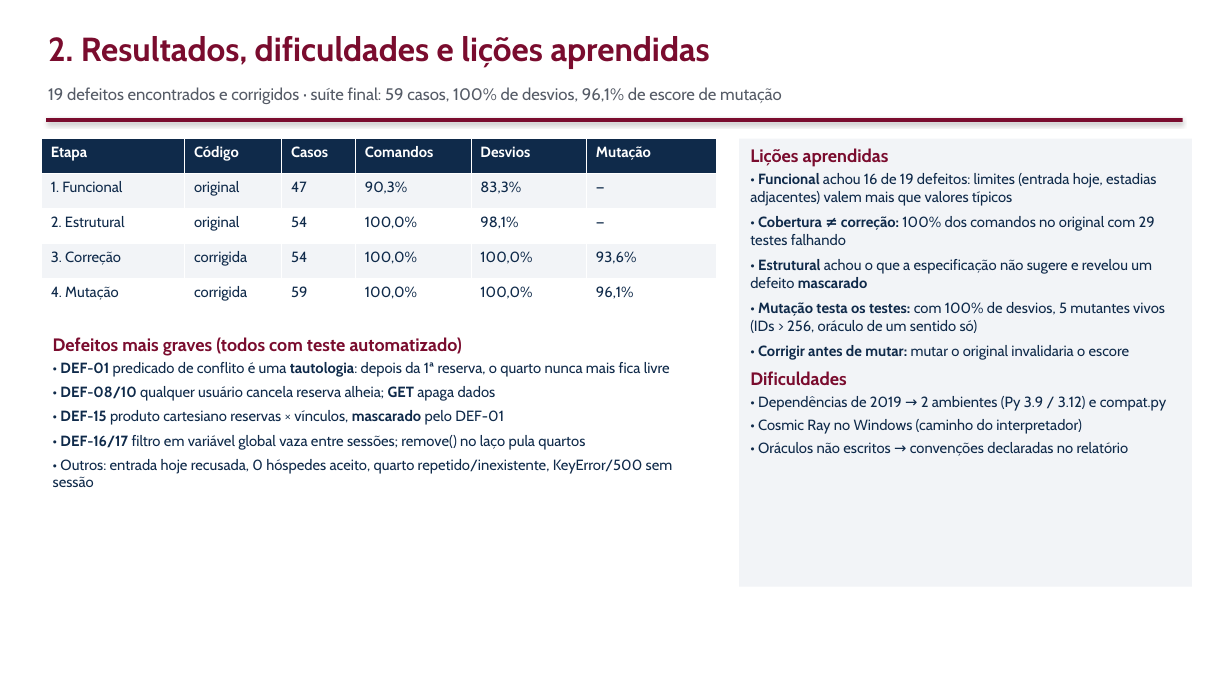
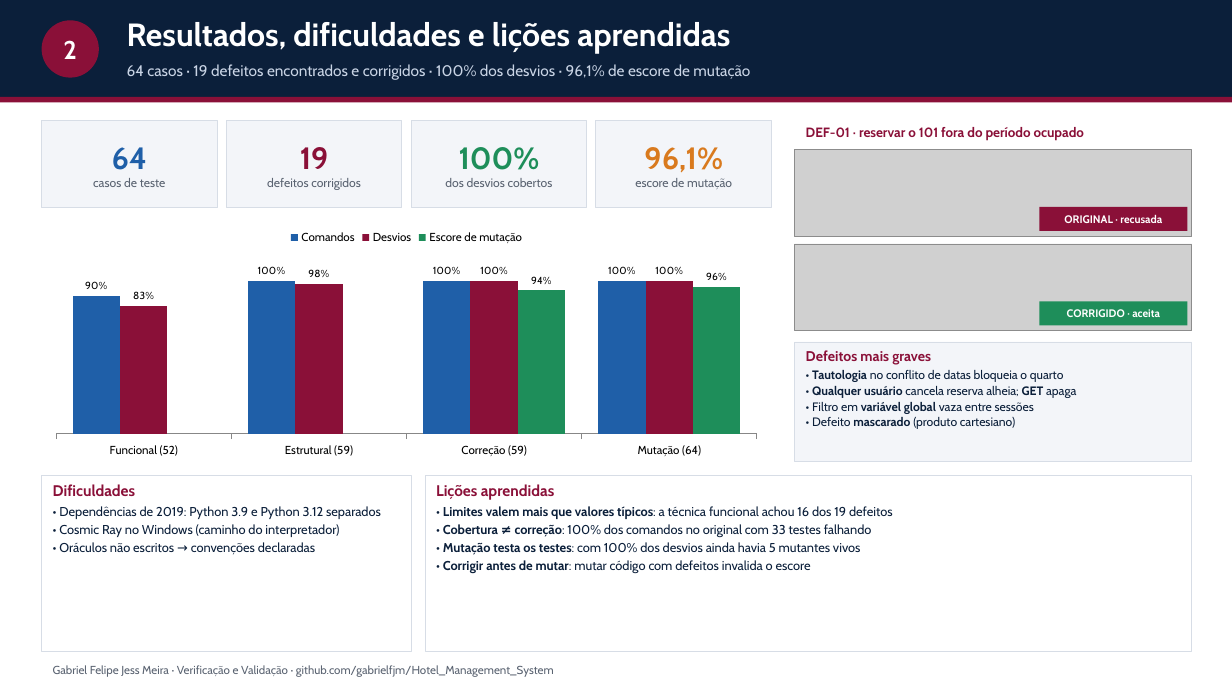
Before and after one commit to gabrielfjm/Hotel_Management_System, a slide deck: slide 2 of docs/apresentacao-2-slides.pptx. Drawn at 1232x693 pixels with LibreOffice and Linux fonts; fonts in the diff are those of the drawing; grey boxes stand for pictures. Boxes give left, top, right and bottom in pixels: in the first picture for what was removed or moved away, otherwise in the second. Text is boxed around its words. In the diff, an @@ line names an element or a change of style, - is before the commit and + after.

Commit message:
Atualiza relatório, apresentação e READMEs
- Relatório: identificação do aluno e da disciplina, tabela de valor limite
  completa, casos CT-060 a CT-064, seção sobre o V&V TestLab, sumário gerado
  das evidências.
- Apresentação de 2 slides com capturas do sistema e do V&V TestLab, gráfico
  de evolução e notas do apresentador; slides de apoio à demonstração.
- README_TESTES.md e evidencias/README.md com os números atuais.

```diff
--- a/docs/apresentacao-2-slides.pptx
+++ b/docs/apresentacao-2-slides.pptx
@@ rectangle added at <box>0,0,1232,97</box>, fill #0B1F3A @@
@@ ellipse added at <box>42,20,99,78</box>, fill #8A1038, 20 pt, text #FFFFFF, bold @@
+2
@@ text at <box>127,22,730,54</box>: text changed; size 26 to 25 pt; text colour #7A0C2E to #FFFFFF @@
-2. Resultados, dificuldades e lições aprendidas
+Resultados, dificuldades e lições aprendidas
@@ text at <box>127,64,750,80</box>: text changed; size 13 to 12 pt; text colour #555B66 to #C9D4E5 @@
-19 defeitos encontrados e corrigidos · suíte final: 59 casos, 100% de desvios, 96,1% de escore de mutação
+64 casos · 19 defeitos encontrados e corrigidos · 100% dos desvios · 96,1% de escore de mutação
@@ rectangle: place and size @@
-rectangle at <box>46,118,1183,122</box>
+rectangle at <box>0,97,1232,103</box>
@@ rectangle at <box>0,97,1232,103</box>: fill #7A0C2E to #8A1038; shadow off @@
@@ table removed at <box>42,139,716,314</box>, 5 rows, 6 columns @@
-Etapa | Código | Casos | Comandos | Desvios | Mutação
-1. Funcional | original | 47 | 90,3% | 83,3% | —
-2. Estrutural | original | 54 | 100,0% | 98,1% | —
-3. Correção | corrigida | 54 | 100,0% | 100,0% | 93,6%
-4. Mutação | corrigida | 59 | 100,0% | 100,0% | 96,1%
@@ rectangle added at <box>42,120,217,208</box>, fill #F3F5F9, outline #D7DDE6 0.75 pt, 9.5 pt, text #5B6472 @@
+64
+casos de teste
@@ rectangle added at <box>226,120,402,208</box>, fill #F3F5F9, outline #D7DDE6 0.75 pt, 9.5 pt, text #5B6472 @@
+19
+defeitos corrigidos
@@ rectangle added at <box>411,120,587,208</box>, fill #F3F5F9, outline #D7DDE6 0.75 pt, 9.5 pt, text #5B6472 @@
+100%
+dos desvios cobertos
@@ rectangle added at <box>596,120,772,208</box>, fill #F3F5F9, outline #D7DDE6 0.75 pt, 9.5 pt, text #5B6472 @@
+96,1%
+escore de mutação
@@ rectangle removed at <box>739,139,1192,587</box> @@
-Lições aprendidas
-• Funcional achou 16 de 19 defeitos: limites (entrada hoje, estadias adjacentes) valem mais que valores típicos
-• Cobertura ≠ correção: 100% dos comandos no original com 29 testes falhando
-• Estrutural achou o que a especificação não sugere e revelou um defeito mascarado
-• Mutação testa os testes: com 100% de desvios, 5 mutantes vivos (IDs > 256, oráculo de um sentido só)
-• Corrigir antes de mutar: mutar o original invalidaria o escore
-Dificuldades
-• Dependências de 2019 → 2 ambientes (Py 3.9 / 3.12) e compat.py
-• Cosmic Ray no Windows (caminho do interpretador)
-• Oráculos não escritos → convenções declaradas no relatório
@@ text added at <box>806,127,1084,140</box>, 10.5 pt, text #8A1038, bold @@
+DEF-01 · reservar o 101 fora do período ocupado
@@ picture added at <box>795,150,1192,237</box> @@
@@ rectangle added at <box>1040,207,1188,231</box>, fill #8A1038, 8.5 pt, text #FFFFFF, bold @@
+ORIGINAL · recusada
@@ column chart added at <box>42,220,772,462</box> @@
+categories: Funcional (52), Estrutural (59), Correção (59), Mutação (64)
+Comandos: 0.9, 1, 1, 1
+Desvios: 0.83, 0.98, 1, 1
+Escore de mutação: -, -, 0.94, 0.96
@@ picture added at <box>795,244,1192,331</box> @@
@@ rectangle added at <box>1040,301,1188,325</box>, fill #1E8E5A, 8.5 pt, text #FFFFFF, bold @@
+CORRIGIDO · aceita
@@ text removed at <box>53,337,673,487</box> @@
-Defeitos mais graves (todos com teste automatizado)
-• DEF-01 predicado de conflito é uma tautologia: depois da 1ª reserva, o quarto nunca mais fica livre
-• DEF-08/10 qualquer usuário cancela reserva alheia; GET apaga dados
-• DEF-15 produto cartesiano reservas × vínculos, mascarado pelo DEF-01
-• DEF-16/17 filtro em variável global vaza entre sessões; remove() no laço pula quartos
-• Outros: entrada hoje recusada, 0 hóspedes aceito, quarto repetido/inexistente, KeyError/500 sem sessão
@@ rectangle added at <box>795,342,1192,462</box>, fill #F3F5F9, outline #D7DDE6 0.75 pt, 9.5 pt, text #0B1F3A @@
+Defeitos mais graves
+• Tautologia no conflito de datas bloqueia o quarto
+• Qualquer usuário cancela reserva alheia; GET apaga
+• Filtro em variável global vaza entre sessões
+• Defeito mascarado (produto cartesiano)
@@ rectangle added at <box>42,476,411,652</box>, fill #FFFFFF, outline #D7DDE6 0.75 pt, 10 pt, text #0B1F3A @@
+Dificuldades
+• Dependências de 2019: Python 3.9 e Python 3.12 separados
+• Cosmic Ray no Windows (caminho do interpretador)
+• Oráculos não escritos → convenções declaradas
@@ rectangle added at <box>425,476,1192,652</box>, fill #FFFFFF, outline #D7DDE6 0.75 pt, 10 pt, text #0B1F3A @@
+Lições aprendidas
+• Limites valem mais que valores típicos: a técnica funcional achou 16 dos 19 defeitos
+• Cobertura ≠ correção: 100% dos comandos no original com 33 testes falhando
+• Mutação testa os testes: com 100% dos desvios ainda havia 5 mutantes vivos
+• Corrigir antes de mutar: mutar código com defeitos invalida o escore
@@ text added at <box>53,665,554,677</box>, 9 pt, text #5B6472 @@
+Gabriel Felipe Jess Meira · Verificação e Validação · github.com/gabrielfjm/Hotel_Management_System
```
Also in this commit, not shown: 1 other slide changed, 10 other files.
